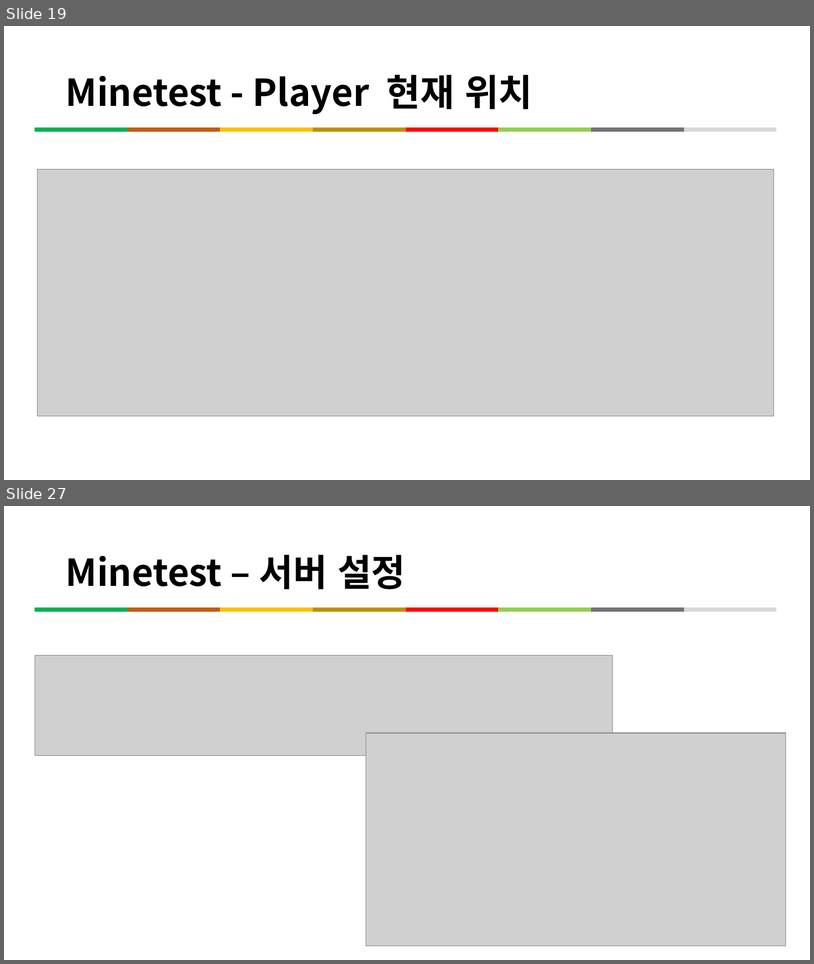
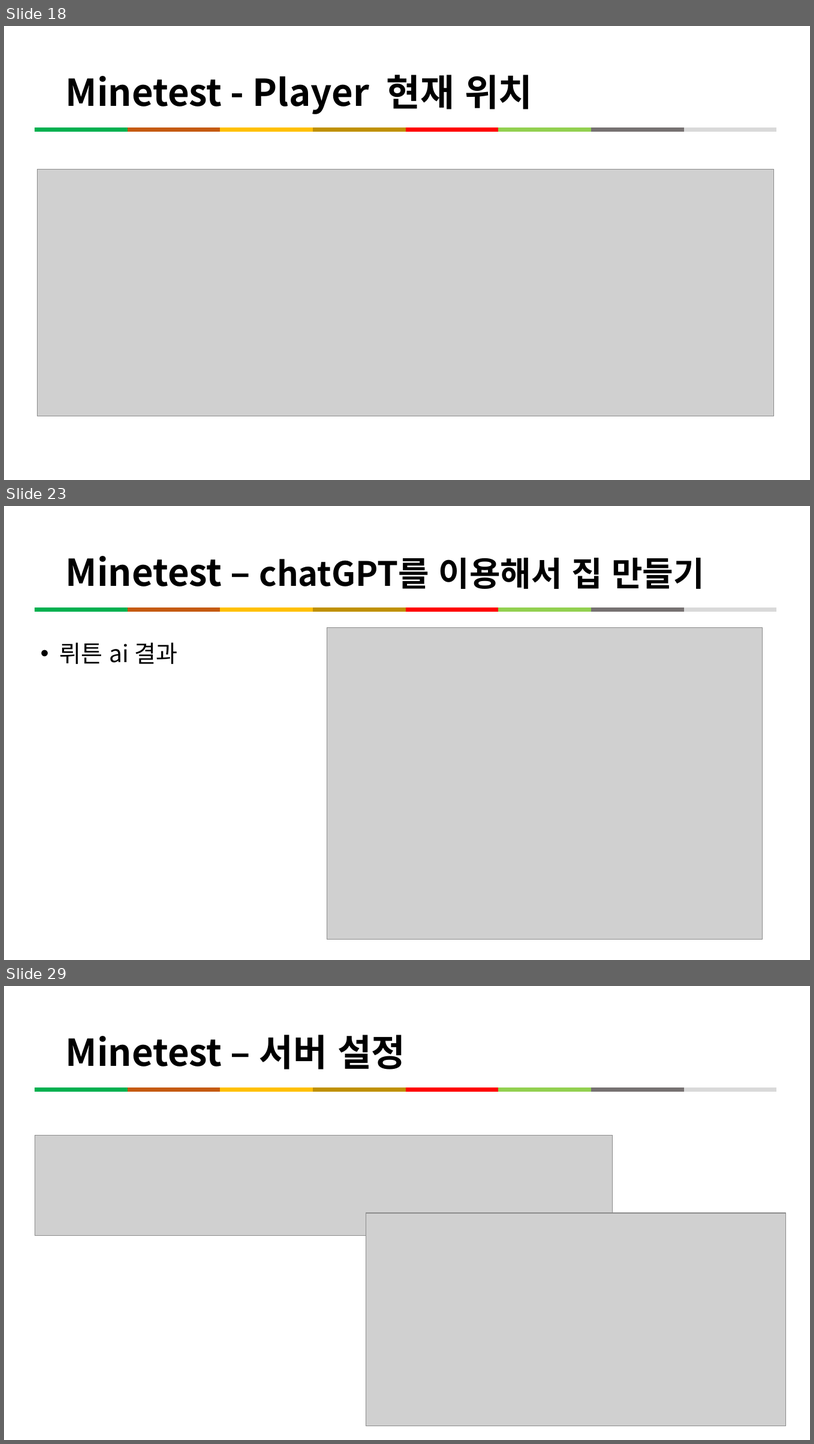
Before and after one commit to kig2929kig/minetest, a slide deck: Minetest와 함께하는 프로그래밍 입문.pptx. Shown one above the other, each under a label of ours: slides 19 and 27 before the commit, slides 18, 23 and 29 after it; the slides between them are not shown. The pictures are 814x964 and 814x1444 pixels, drawn with LibreOffice and Linux fonts; fonts in the diff are those of the drawing; grey boxes stand for pictures. Boxes give left, top, right and bottom in pixels: in the first picture for what was removed or moved away, otherwise in the second. Text is boxed around its words. In the diff, an @@ line names an element or a change of style, - is before the commit and + after.

```diff
--- a/Minetest와 함께하는 프로그래밍 입문.pptx
+++ b/Minetest와 함께하는 프로그래밍 입문.pptx
@@ slide 23 added at (x1=4, y1=506, x2=810, y2=960), background #FFFFFF @@
@@ title added at (x1=65, y1=556, x2=704, y2=589), 40 pt, text #000000, bold @@
+Minetest – chatGPT를 이용해서 집 만들기
@@ line added from (35, 609) to (128, 609), #00B050 4.5 pt @@
@@ line added from (128, 609) to (221, 609), #C55A11 4.5 pt @@
@@ line added from (221, 609) to (313, 609), #FFC000 4.5 pt @@
@@ line added from (313, 609) to (405, 609), #BF9000 4.5 pt @@
@@ line added from (405, 609) to (499, 609), #FF0000 4.5 pt @@
@@ line added from (499, 609) to (591, 609), #92D050 4.5 pt @@
@@ line added from (591, 609) to (684, 609), #767171 4.5 pt @@
@@ line added from (684, 609) to (777, 609), #D9D9D9 4.5 pt @@
@@ picture added at (x1=327, y1=628, x2=762, y2=939) @@
@@ text added at (x1=60, y1=642, x2=177, y2=664), 28 pt, text #000000 @@
+• 뤼튼 ai 결과
@@ what was slide 19 is now slide 18 @@
@@ what was slide 27 is now slide 29 @@
```
Also in this commit, not shown: 3 slides changed, 7 other slides added, 6 slides removed.
